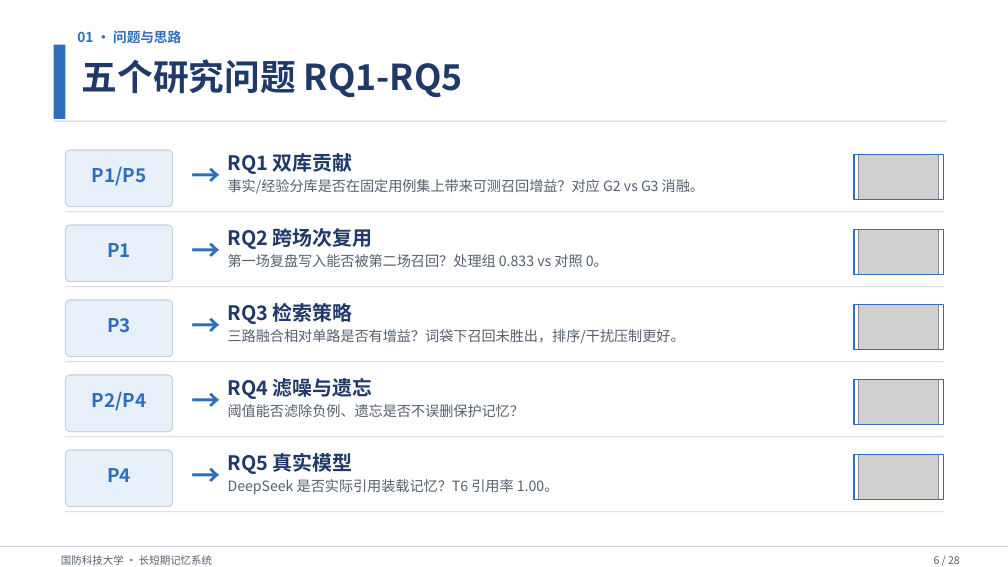
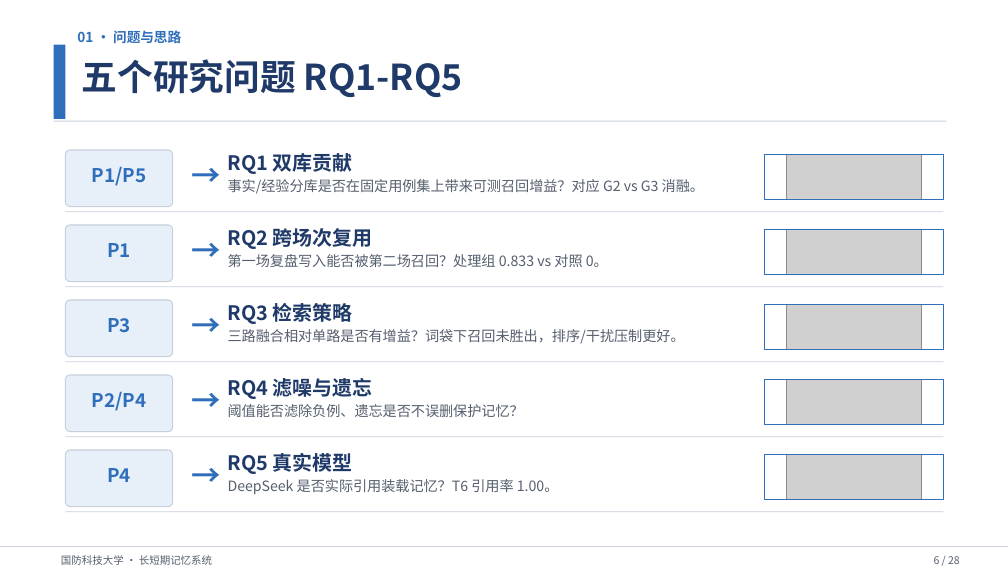
Before and after one commit to Outer-nebula-observer/yz-03, a slide deck: slide 6 of 汇报PPT/最终汇报成果.pptx. Drawn at 1008x567 pixels with LibreOffice and Linux fonts; fonts in the diff are those of the drawing; grey boxes stand for pictures. Boxes give left, top, right and bottom in pixels: in the first picture for what was removed or moved away, otherwise in the second. Text is boxed around its words. In the diff, an @@ line names an element or a change of style, - is before the commit and + after.

```diff
--- a/汇报PPT/最终汇报成果.pptx
+++ b/汇报PPT/最终汇报成果.pptx
@@ rectangle: place and size @@
-rectangle at box(854, 155, 944, 200)
+rectangle at box(765, 155, 944, 200)
@@ picture: place and size @@
-picture at box(859, 155, 939, 200)
+picture at box(787, 155, 923, 200)
@@ rectangle: place and size @@
-rectangle at box(854, 230, 944, 275)
+rectangle at box(765, 230, 944, 275)
@@ picture: place and size @@
-picture at box(859, 230, 939, 275)
+picture at box(787, 230, 923, 275)
@@ rectangle: place and size @@
-rectangle at box(854, 305, 944, 350)
+rectangle at box(765, 305, 944, 350)
@@ picture: place and size @@
-picture at box(859, 305, 939, 350)
+picture at box(787, 305, 923, 350)
@@ rectangle: place and size @@
-rectangle at box(854, 380, 944, 425)
+rectangle at box(765, 380, 944, 425)
@@ picture: place and size @@
-picture at box(859, 380, 939, 425)
+picture at box(787, 380, 923, 425)
@@ rectangle: place and size @@
-rectangle at box(854, 455, 944, 501)
+rectangle at box(765, 455, 944, 501)
@@ picture: place and size @@
-picture at box(859, 455, 939, 501)
+picture at box(787, 455, 923, 501)
```
Also in this commit, not shown: 1 other slide changed, 58 other files.
